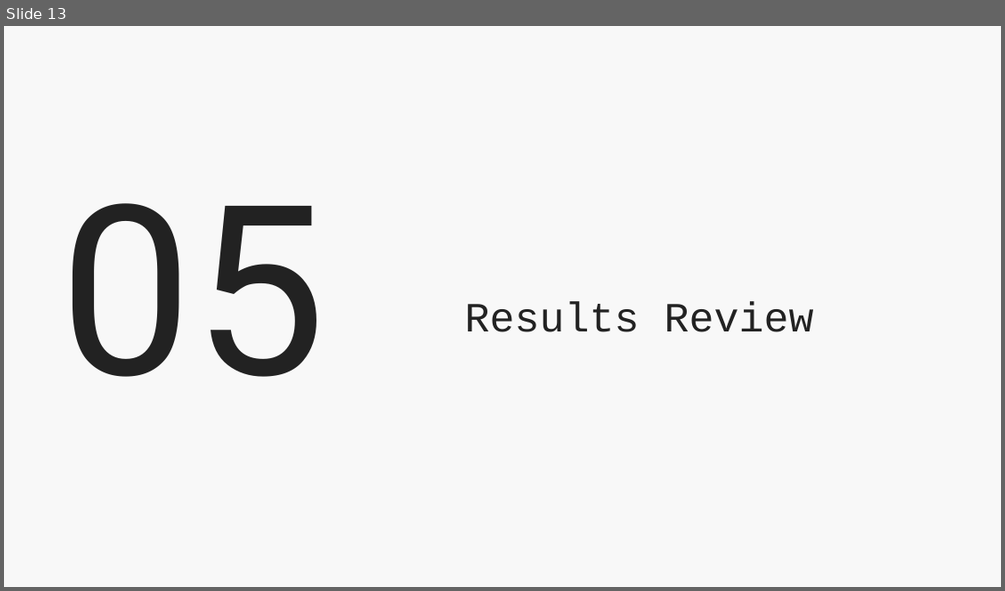
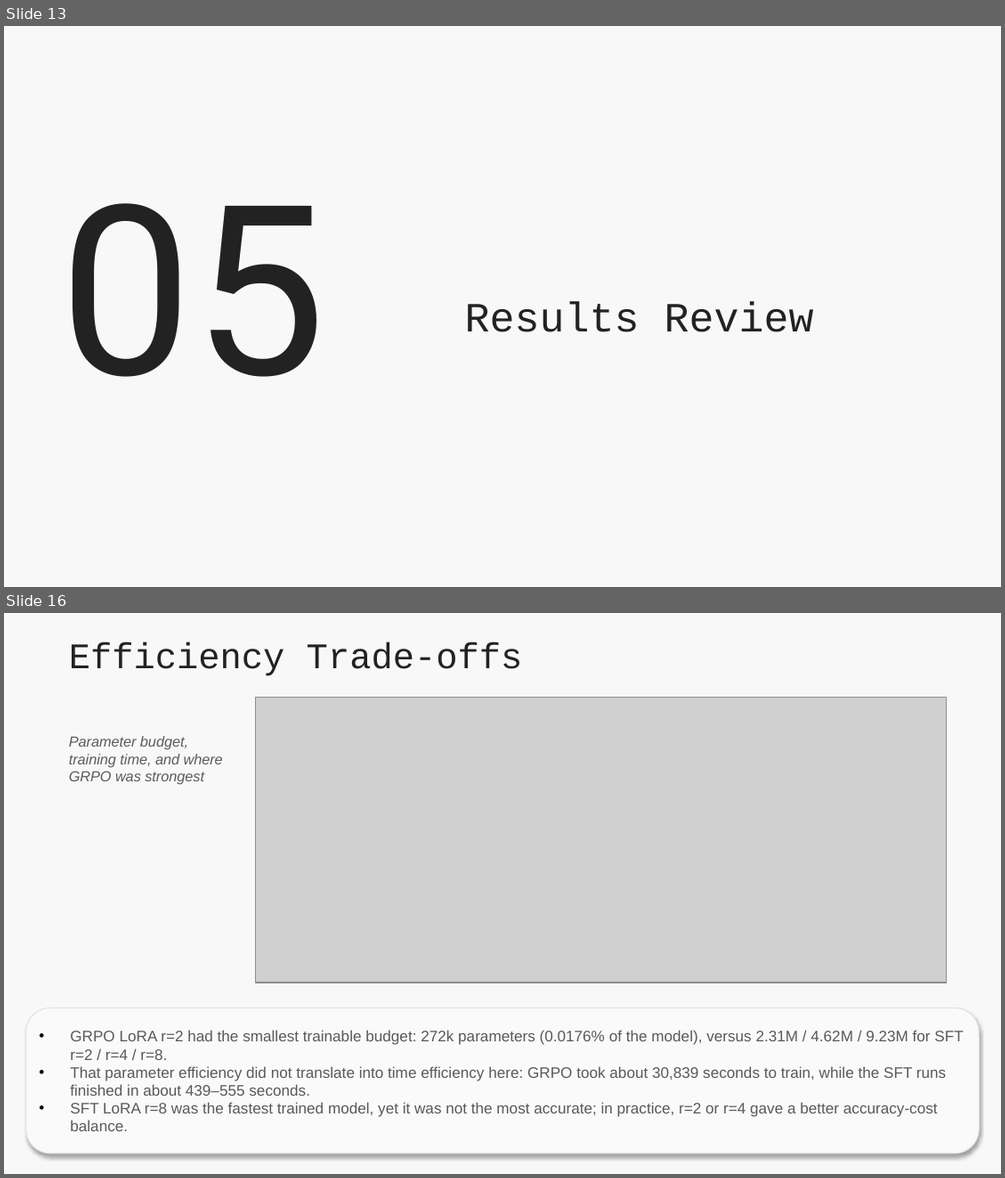
Before and after one commit to Timidalucia/Mini-Research-Problem, a slide deck: MRP - Lusha Zhang 0318.pptx. Shown one above the other, each under a label of ours: slide 13 before the commit, slides 13 and 16 after it; the slides between them are not shown. The pictures are 1005x591 and 1005x1178 pixels, drawn with LibreOffice and Linux fonts; fonts in the diff are those of the drawing; grey boxes stand for pictures; background and template pictures are left out. Boxes give left, top, right and bottom in pixels: in the first picture for what was removed or moved away, otherwise in the second. Text is boxed around its words. In the diff, an @@ line names an element or a change of style, - is before the commit and + after.

```diff
--- a/MRP - Lusha Zhang 0318.pptx
+++ b/MRP - Lusha Zhang 0318.pptx
@@ slide 16 added at (4,613,1001,1174), background #F8F8F8 @@
@@ text added at (69,642,523,676), 26 pt, text #222222 @@
+Efficiency Trade-offs
@@ picture added at (255,698,946,983) @@
@@ text added at (69,736,223,785), 10.5 pt, text #5B5B5B, italic @@
+Parameter budget, training time, and where GRPO was strongest
@@ rounded rectangle added at (26,1008,979,1153), fill #FAFAFB, outline #E2E4E8 0.75 pt @@
@@ text added at (70,1030,963,1131), 11 pt, text #595959 @@
+• GRPO LoRA r=2 had the smallest trainable budget: 272k parameters (0.0176% of the model), versus 2.31M / 4.62M / 9.23M for SFT r=2 / r=4 / r=8.
+• That parameter efficiency did not translate into time efficiency here: GRPO took about 30,839 seconds to train, while the SFT runs finished in about 439–555 seconds.
+• SFT LoRA r=8 was the fastest trained model, yet it was not the most accurate; in practice, r=2 or r=4 gave a better accuracy-cost balance.
```
Also in this commit, not shown: 4 slides changed, 7 other slides added.
